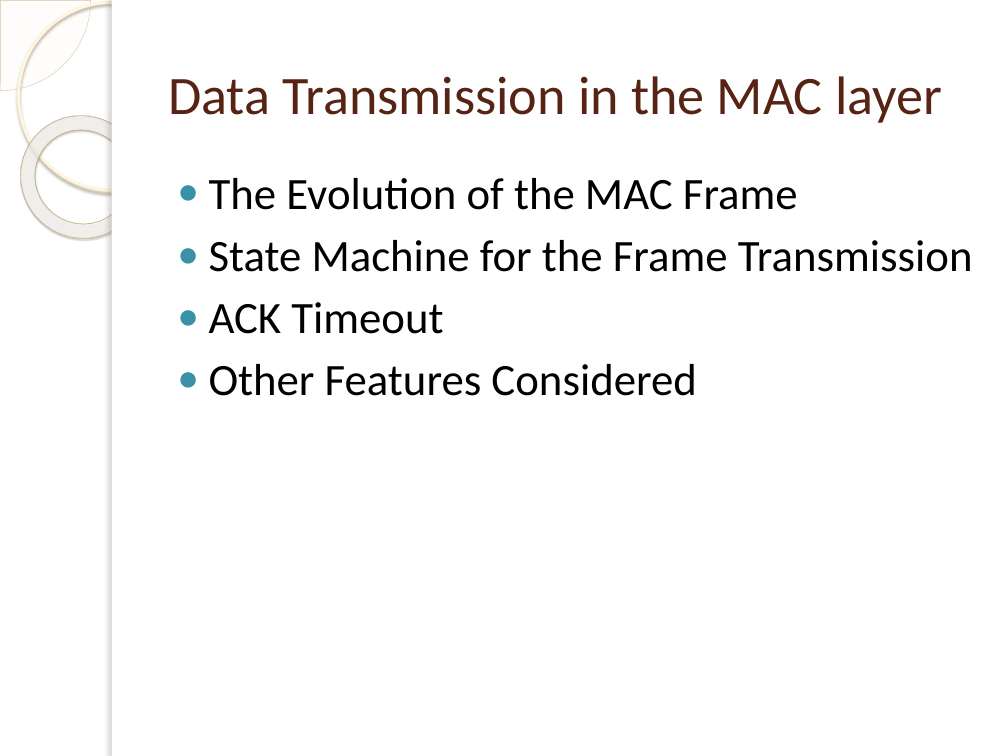
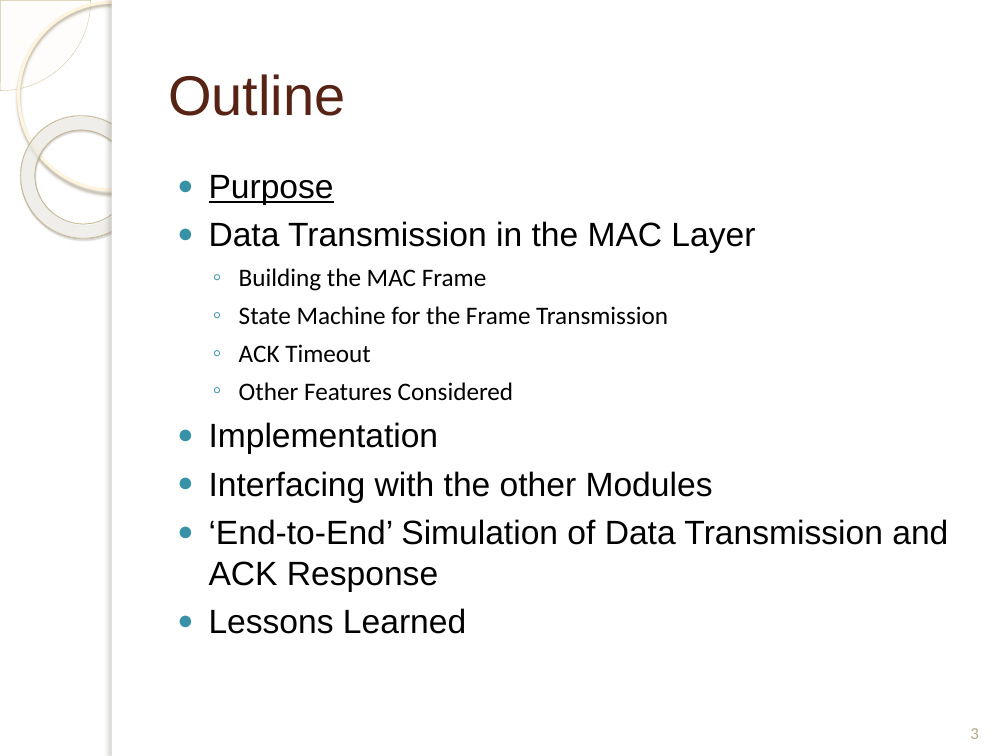
Before and after one commit to isamubr/ece405group6, a slide deck: slide 3 of 4305 Final Presentation.pptx (slide 4 before the commit). Drawn at 1008x756 pixels with LibreOffice and Linux fonts; fonts in the diff are those of the drawing; background and template pictures are left out. Boxes give left, top, right and bottom in pixels: in the first picture for what was removed or moved away, otherwise in the second. Text is boxed around its words. In the diff, an @@ line names an element or a change of style, - is before the commit and + after.

```diff
--- a/4305 Final Presentation.pptx
+++ b/4305 Final Presentation.pptx
@@ title at box(168, 74, 345, 116): text changed; size 38.7 to 40 pt; font Calibri to Arial @@
-Data Transmission in the MAC layer
+Outline
@@ text at box(209, 175, 755, 291): text changed; size 32 to 24 pt; font Calibri to Arial @@
-● The Evolution of the MAC Frame
+● Purpose
+● Data Transmission in the MAC Layer
+  ◦ Building the MAC Frame
@@ text at box(239, 306, 668, 401): size 32 to 18 pt in "State Machine for the Frame Transmission", "ACK Timeout", "Other Features Considered"; bullet ● to ◦; list level 1 to 2 in "State Machine for the Frame ..."; list level 1 to 2 in "ACK Timeout"; list level 1 to 2 in "Other Features Considered" @@
@@ text at box(209, 422, 948, 634): paragraphs added @@
+● Implementation
+● Interfacing with the other Modules
+● ‘End-to-End’ Simulation of Data Transmission and ACK Response
+● Lessons Learned
@@ page number added at box(970, 728, 978, 739), 12 pt, text #B6A98A @@
+3
```
Also in this commit, not shown: 8 other slides changed, 8 slides added.
